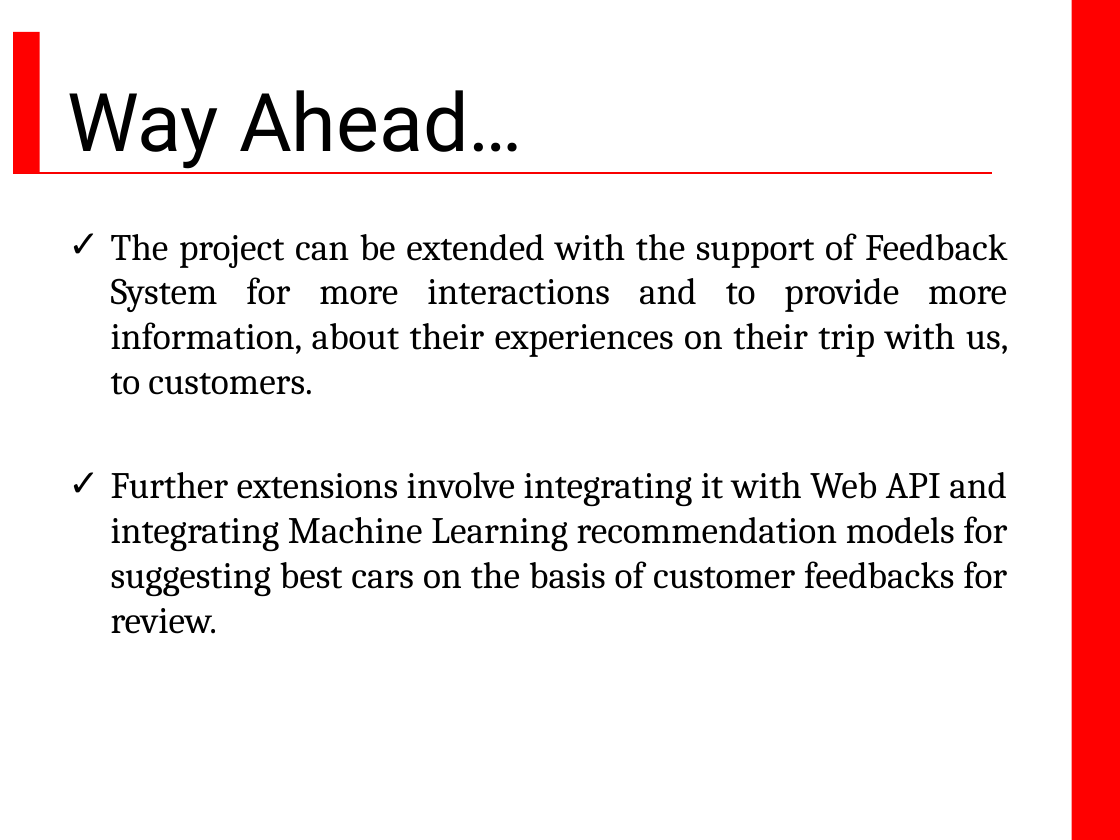
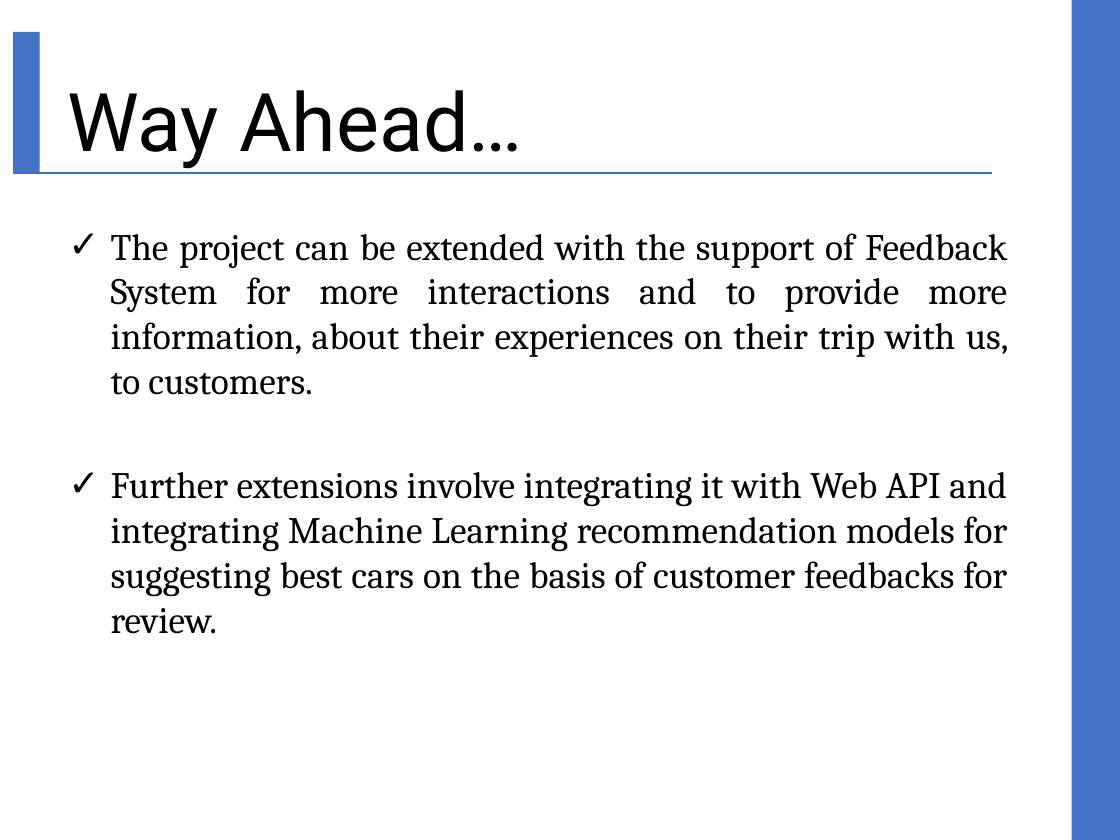
Before and after one commit to divyesh90/RapidCar, a slide deck: slide 13 of Introduction Presentation1.2.pptx. Drawn at 1120x840 pixels with LibreOffice and Linux fonts; fonts in the diff are those of the drawing; background and template pictures are left out. Boxes give left, top, right and bottom in pixels: in the first picture for what was removed or moved away, otherwise in the second. Text is boxed around its words. In the diff, an @@ line names an element or a change of style, - is before the commit and + after.

```diff
--- a/Introduction Presentation1.2.pptx
+++ b/Introduction Presentation1.2.pptx
@@ rectangle at [1072,0,1120,840]: fill #FF0000 to #4472C4 @@
@@ rectangle at [13,32,40,174]: fill #FF0000 to #4472C4 @@
@@ line (13, 174) - (992, 174): stroke #F90000 0.75 pt to #3F6FC3 0.75 pt @@
```
Also in this commit, not shown: 14 other slides changed, 35 other files.
